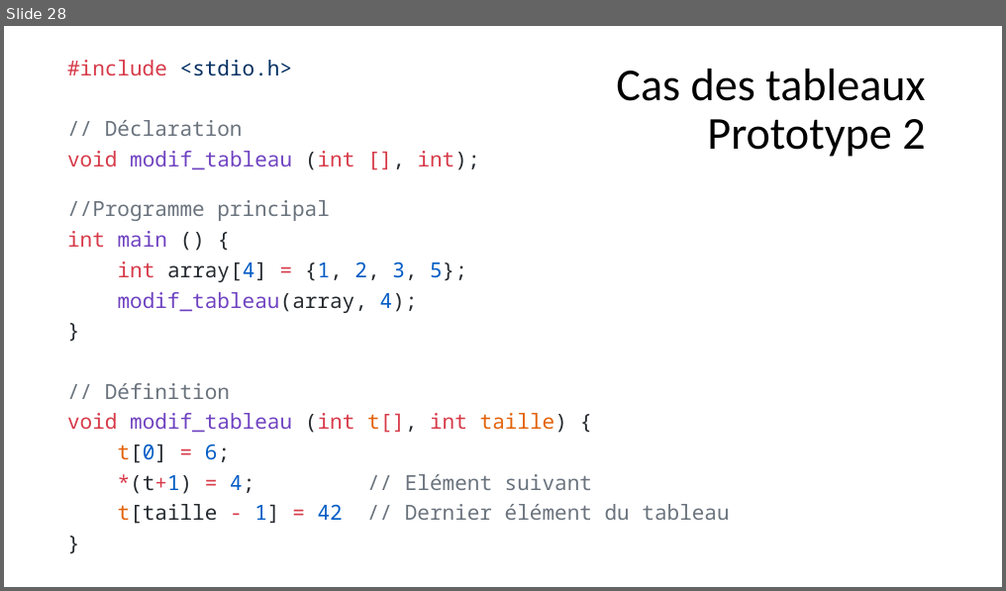
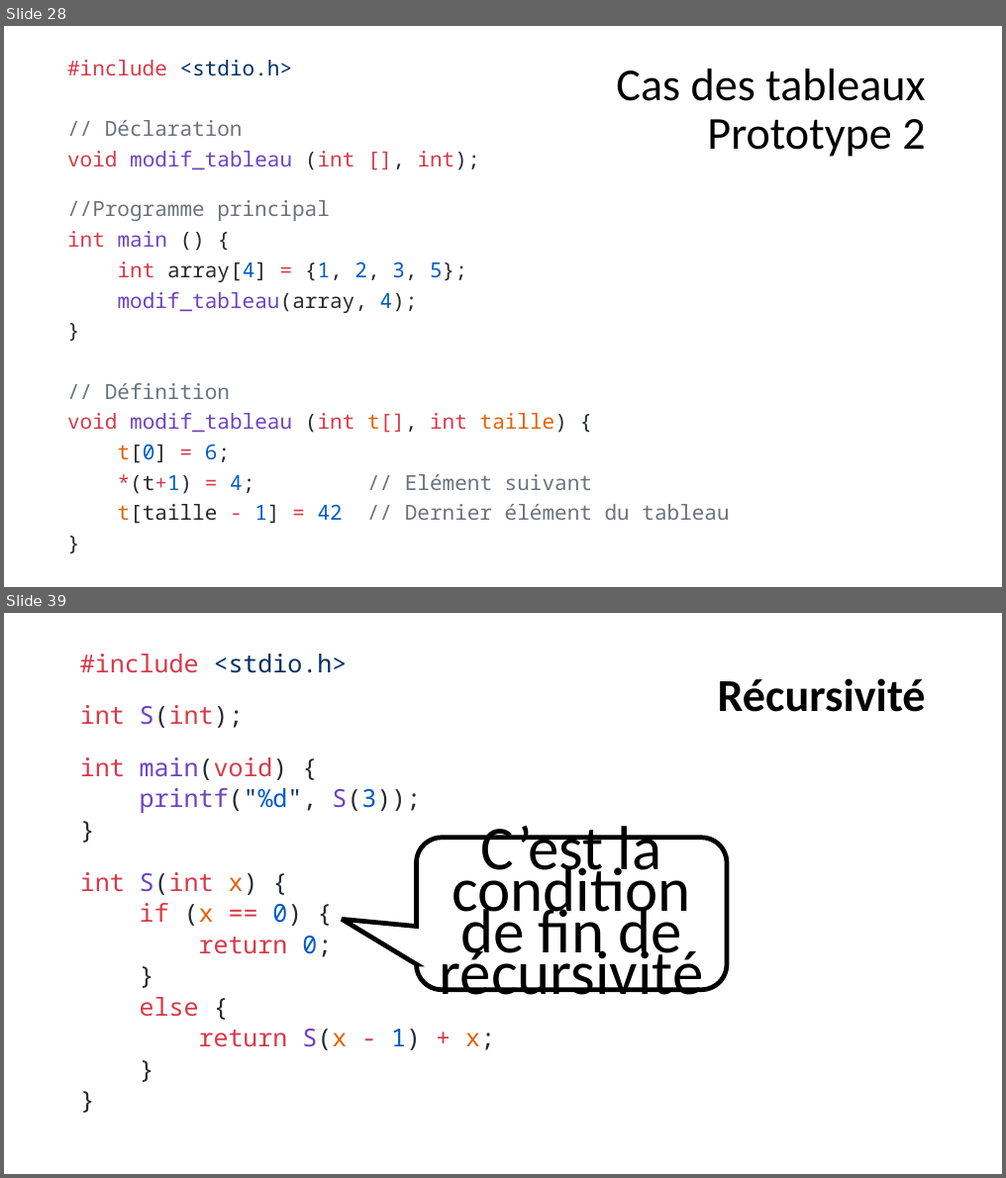
Before and after one commit to Firestorm49/bts-1, a slide deck: 02_C/05_Fonctions/Fonctions.pptx. Shown one above the other, each under a label of ours: slide 28 before the commit, slides 28 and 39 after it; the slides between them are not shown. The pictures are 1006x591 and 1006x1178 pixels, drawn with LibreOffice and Linux fonts; fonts in the diff are those of the drawing. Boxes give left, top, right and bottom in pixels: in the first picture for what was removed or moved away, otherwise in the second. Text is boxed around its words. In the diff, an @@ line names an element or a change of style, - is before the commit and + after.

```diff
--- a/02_C/05_Fonctions/Fonctions.pptx
+++ b/02_C/05_Fonctions/Fonctions.pptx
@@ slide 39 added at (x1=4, y1=613, x2=1002, y2=1174), background #FFFFFF @@
@@ text added at (x1=80, y1=654, x2=495, y2=1051), 23.8 pt, text #D73A49 @@
+#include <stdio.h>
+int S(int);
+int main(void) {
+printf("%d", S(3));
+}
+int S(int x) {
+if (x == 0) {
+return 0;
+}
+else {
+return S(x - 1) + x;
+}
+}
@@ title added at (x1=718, y1=678, x2=926, y2=712), 44 pt, text #000000, bold @@
+Récursivité
@@ rounded speech box added at (x1=417, y1=838, x2=727, y2=990), fill #FFFFFF, outline #000000 4.5 pt, 60 pt, text #000000 @@
+C’est la condition de fin de récursivité
```
Also in this commit, not shown: 12 other slides added, 3 other files.
